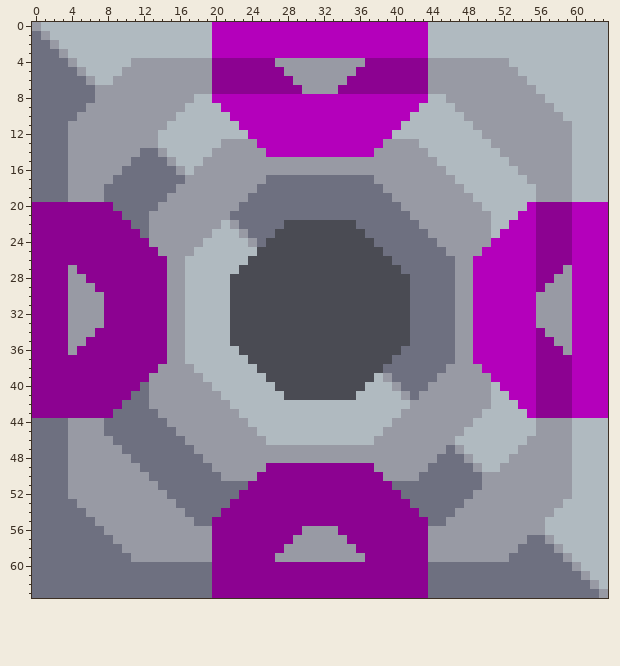
One commit to this pixel-art sprite: sprites/blocks/production/living-steel/living-steel-hardener.png. Above: the version before the commit.
The file is 64x64 pixels.
And afterwards:
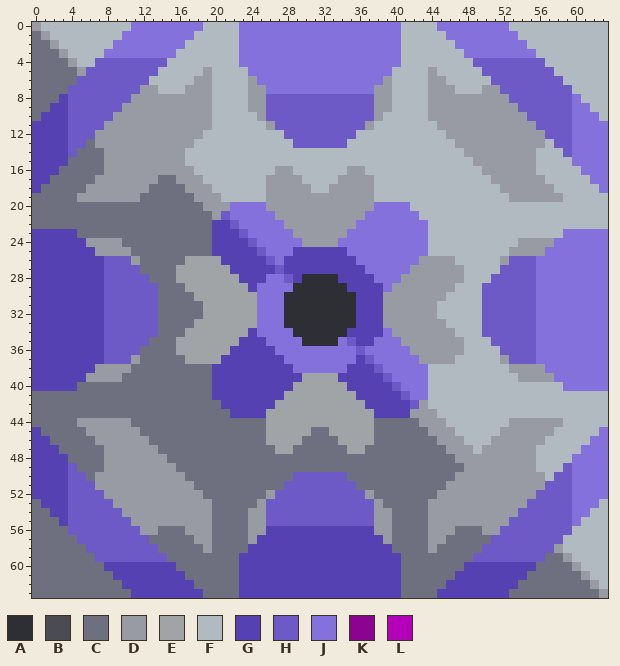
Palette (. is transparent): A #2e2f34  B #4a4b53  C #6e7080  D #989aa4  E #a0a4a6  F #b0bac0  G #5541b1  H #6d5ac6  J #8471dc  K #8c0291  L #b400bb
From old to new:
Changed rows in their new state; - is an unchanged pixel.
first column x 0:
 0 -----------JJJJJJJJ-FFFJJJJJJJJJJJJJJJJJJFFF-JJJJJJJJ-----------
 1 ----------JJJJJJJJ--FFFJJJJJJJJJJJJJJJJJJFFF--JJJJJJJJ----------
 2 ---------JJJJJJJJ---FFFJJJJJJJJJJJJJJJJJJFFF---JJJJJJJJ---------
 3 --------JJJJJJJJ----FFFJJJJJJJJJJJJJJJJJJFFF----JJJJJJJJ--------
 4 -------HHHHHHHHFFFFFFFFJJJJJJJJJJJJJJJJJJFFFFFFFFHHHHHHHH-------
 5 ------HHHHHHHHFFFFF-FFFFJJJJJJJJJJJJJJJJFFFF-FFFFFHHHHHHHH------
 6 -----HHHHHHHHFFFFF--FFFFDJJJJJJJJJJJJJJDFFFF--FFFFFHHHHHHHH-----
 7 ----HHHHHHHH--FFF---FFFFDDJJJJJJJJJJJJDDFFFF---FFF--HHHHHHHH----
 8 ---GHHHHHHH-------DDFFFFDDHHHHHHHHHHHHDDFFFFDD-------HHHHHHHJ---
 9 --GGHHHHHH-------DDD-FFFDDHHHHHHHHHHHHDDFFF-DDD-------HHHHHHJJ--
10 -GGGHHHHH-------DDDD--FFFDHHHHHHHHHHHHDFFF--DDDD-------HHHHHJJJ-
11 GGGGHHHH-------DDDDD---FFFDHHHHHHHHHHDFFF----DDDD-------HHHHJJJJ
12 GGGGHHH-------DDDDD-----FFFFHHHHHHHHFFFF------DDDD-------HHHJJJJ
13 GGGGHHC-------DDDD---FFFFFFFFHHHHHHFFFFFFFF----DDDD------FHHJJJJ
14 GGGGHCCC----DD-DD---FFFFFFFFFFFFFFFFFFFFFFFF----DDDD----FFFHJJJJ
15 GGGGCCCC---DDDD-D--FFFFFFFFFFFFFFFFFFFFFFFFFF----DDDD---FFFFJJJJ
16 GGG-CCCC--DDDDDD-DFFFFFFFFF--FFFFFF--FFFFFFFFF----DDDD--FFFF-JJJ
17 GG--CCC--DDDDD--D--FFFFFFFDDDDFFFFDDDDFFFFFFFFF----DDDD--FFF--JJ
18 G---CC--DDDDD---C---FFFFFFDDDDDFFDDDDDFFFFFFFFFF----DDDD--FF---J
19 ----C---DDDD---CCC---FFFFFDDDDDDDDDDDDFFFFFFFFFFF----DDD---F----
20 CCCCCCCCC-----CCCCC---JJJJDDDDDDDDDDDDJJJJFFFFFFFF-----FFFFFFFFF
21 CCCCCCCCCC---CCCCCCC-HJJJJJDDDDDDDDDDJJJJJJFFFFFFFF---FFFFFFFFFF
22 CCCCCCCCCCC--CCCCCCCGGHJJJJJDDDDDDDDJJJJJJJJFFFFFFF--FFFFFFFFFFF
23 GGGGGCCCCCCC-CCCCCCCGGGHJJJJJDDDDDDJJJJJJJJJFFFFFFF-FFFFFFFJJJJJ
24 GGGGGGDDDDCCCCCCCCCCGGGGHJJJJJDDDDJJJJJJJJJJFFFFFFFFFFDDDDJJJJJJ
25 GGGGGGGDDDDCCCCCCCCCGGGGGHJJJGGGGGGJJJJJJJJJFFFFFFFFFDDDDJJJJJJJ
26 GGGGGGGGHHHDCCCCCEEEEGGGGGHJGGGGGGGGJJJJJJJDDDDFFFFFDHHHJJJJJJJJ
27 GGGGGGGGHHHHCCCCEEEEEEGGGGGHGGGGGGGGGJJJJJDDDDD-FFFFHHHHJJJJJJJJ
28 GGGGGGGGHHHHHCCCEEEEEEEGGGJJHGAAAAGGGGJJJDDDDDD-FFFHHHHHJJJJJJJJ
29 GGGGGGGGHHHHHHCCCEEEEEEEGJJJJAAAAAAGGGGJDDDDDDDFFFHHHHHHJJJJJJJJ
30 GGGGGGGGHHHHHHCCCCEEEEEEEJJJAAAAAAAAGGGDDDDDDDFFFFHHHHHHJJJJJJJJ
31 GGGGGGGGHHHHHHCCCCCEEEEEEJJJAAAAAAAAGGGDDDDDDFFFFFHHHHHHJJJJJJJJ
32 GGGGGGGGHHHHHHCCCCCEEEEEEJJJAAAAAAAAGGGDDDDDDFFFFFHHHHHHJJJJJJJJ
33 GGGGGGGGHHHHHHCCCCEEEEEEEJJJAAAAAAAAGGGDDDDDDDFFFFHHHHHHJJJJJJJJ
34 GGGGGGGGHHHHHHCCCEEEEEEEGJJJJAAAAAAGGGGJDDDDDDDFFFHHHHHHJJJJJJJJ
35 GGGGGGGGHHHHHCCCEEEEEEEGGGJJJJAAAAJHGGJJJDDDDDD-FFFHHHHHJJJJJJJJ
36 GGGGGGGGHHHHCCCCEEEEEEGGGGGJJJJJJJJJHJJJJJDDDDD-FFFFHHHHJJJJJJJJ
37 GGGGGGGGHHHDCCCCCEEEEGGGGGGGJJJJJJJJGHJJJJJDDDDFFFFFDHHHJJJJJJJJ
38 GGGGGGGDDDDCCCCCCCCCGGGGGGGGGJJJJJJGGGHJJJJJFFFFFFFFFDDDDJJJJJJJ
39 GGGGGGDDDDCCCCCCCCCCGGGGGGGGGGEEEEGGGGGHJJJJFFFFFFFFFFDDDDJJJJJJ
40 GGGGGCCCCCCC-CCCCCCCGGGGGGGGGEEEEEEGGGGGHJJJFFFFFFF-FFFFFFFJJJJJ
41 CCCCCCCCCCC--CCCCCCCGGGGGGGGEEEEEEEEGGGGGHJJFFFFFFF--FFFFFFFFFFF
42 CCCCCCCCCC---CCCCCCCCGGGGGGEEEEEEEEEEGGGGGH-FFFFFFF---FFFFFFFFFF
43 CCCCCCCCC-----CCCCCCCCGGGGEEEEEEEEEEEEGGGG---FFFFF-----FFFFFFFFF
44 ----C---DDD----CCCCCCCCCCCEEEEEEEEEEEECCCCC---FFF----DDD---F----
45 G---CC--DDDD----CCCCCCCCCCEEEEECCEEEEECCCCCC---F----DDDD--FF---J
46 GG--CCC--DDDD----CCCCCCCCCEEEECCCCEEEECCCCCCC--D---DDDD--FFF--JJ
47 GGG-CCCC--DDDD----CCCCCCCCCEECCCCCCEECCCCCCCCCD-D-DDDD--FFFF-JJJ
48 GGGGCCCC---DDDD----CCCCCCCCCCCCCCCCCCCCCCCCCC--D-DDDD---FFFFJJJJ
49 GGGGHCCC----DDDD----CCCCCCCCCCCCCCCCCCCCCCCC----D-DD----FFFHJJJJ
50 GGGGHHC------DDDD----CCCCCCCCHHHHHHCCCCCCCC----DDD-------FHHJJJJ
51 GGGGHHH-------DDDD------CCCCHHHHHHHHCCCC------DDDD-------HHHJJJJ
52 GGGGHHHH-------DDDD----CCCDHHHHHHHHHHDCCC----DDDD-------HHHHJJJJ
53 -GGGHHHHH-------DDDD--CCCDHHHHHHHHHHHHDCCC--DDDD-------HHHHHJJJ-
54 --GGHHHHHH-------DDD-CCCDDHHHHHHHHHHHHDDCCC-DDD-------HHHHHHJJ--
55 ---GHHHHHHH-------DDCCCCDDHHHHHHHHHHHHDDCCCCDD-------HHHHHHHJ---
56 ----HHHHHHHH--CCC---CCCCDDGGGGGGGGGGGGDDCCCC---CCC--HHHHHHHH----
57 -----HHHHHHHHCCCCC--CCCCDGGGGGGGGGGGGGGDCCCC--CCCCCHHHHHHHH-----
58 ------HHHHHHHHCCCCC-CCCCGGGGGGGGGGGGGGGGCCCC-CCCCCHHHHHHHH------
59 -------HHHHHHHHCCCCCCCCGGGGGGGGGGGGGGGGGGCCCCCCCCHHHHHHHH-------
60 --------GGGGGGGG----CCCGGGGGGGGGGGGGGGGGGCCC----GGGGGGGG--------
61 ---------GGGGGGGG---CCCGGGGGGGGGGGGGGGGGGCCC---GGGGGGGG---------
62 ----------GGGGGGGG--CCCGGGGGGGGGGGGGGGGGGCCC--GGGGGGGG----------
63 -----------GGGGGGGG-CCCGGGGGGGGGGGGGGGGGGCCC-GGGGGGGG-----------
Changed places in both pictures, as pixel boxes (x1, y1, x2, y2):
changed: (32, 22, 608, 598)
